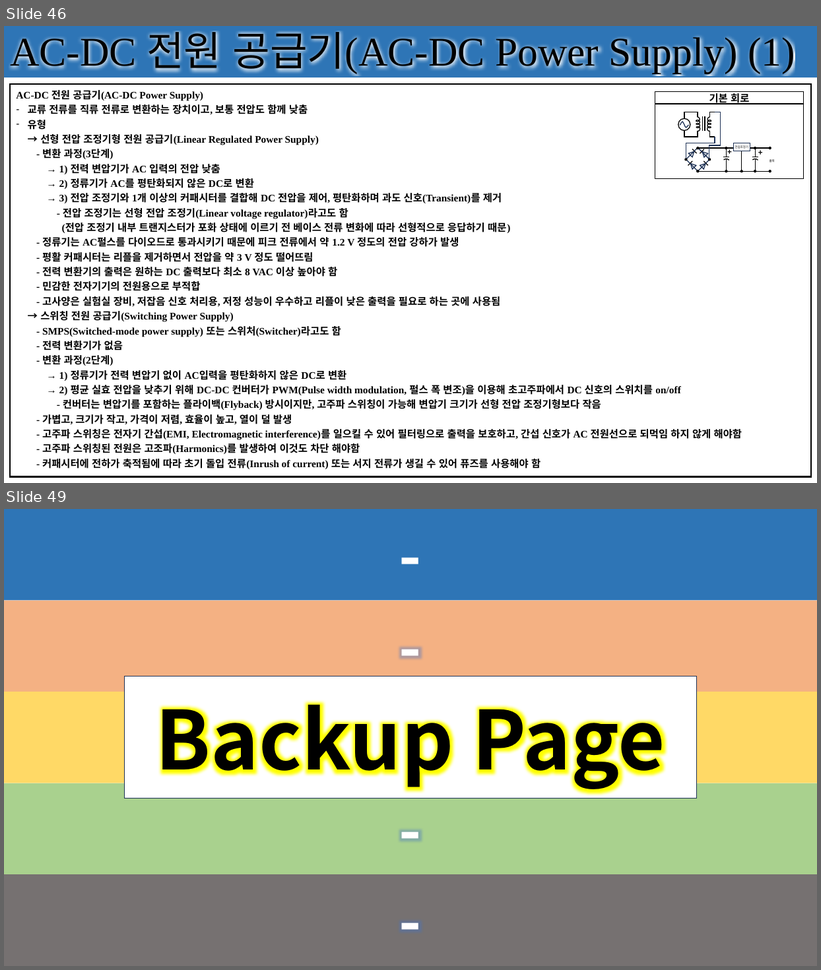
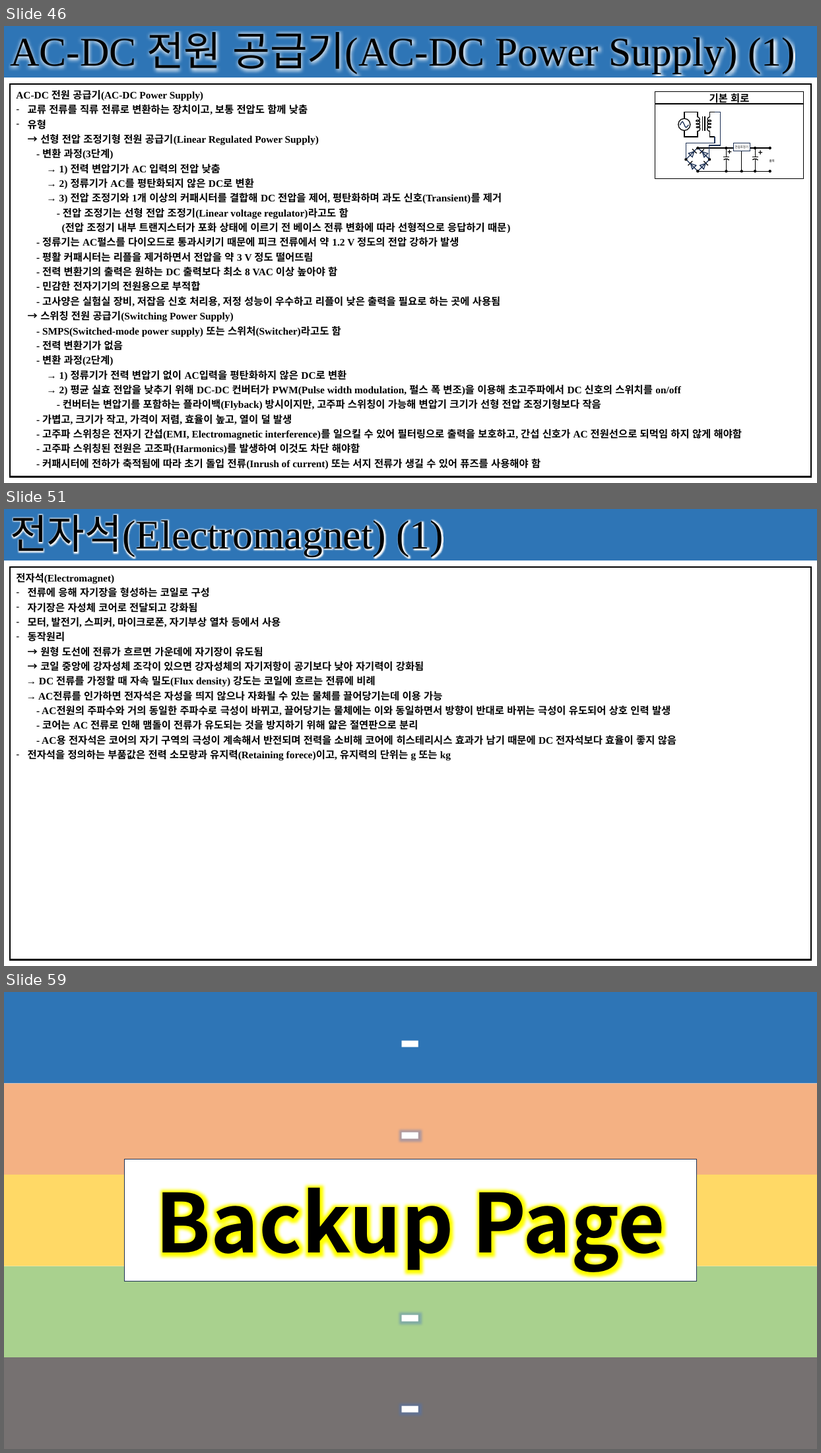
Before and after one commit to seonghokim/Study, a slide deck: Study Material/[KOR] Basic Electrical Circuit.pptx. Shown one above the other, each under a label of ours: slides 46 and 49 before the commit, slides 46, 51 and 59 after it; the slides between them are not shown. The pictures are 821x970 and 821x1453 pixels, drawn with LibreOffice and Linux fonts; fonts in the diff are those of the drawing. Boxes give left, top, right and bottom in pixels: in the first picture for what was removed or moved away, otherwise in the second. Text is boxed around its words. In the diff, an @@ line names an element or a change of style, - is before the commit and + after.

```diff
--- a/Study Material/[KOR] Basic Electrical Circuit.pptx
+++ b/Study Material/[KOR] Basic Electrical Circuit.pptx
@@ slide 51 added at (x1=4, y1=509, x2=817, y2=966), background #FFFFFF; not listed: 1 template element that a slide beside it also shows @@
@@ rectangle added at (x1=4, y1=509, x2=817, y2=561), fill #2E75B6, 48 pt, text #000000 @@
+전자석(Electromagnet) (1)
@@ table added at (x1=10, y1=567, x2=812, y2=960), 1 rows, 1 columns @@
+전자석(Electromagnet) / 전류에 응해 자기장을 형성하는 코일로 구성 / 자기장은 자성체 코어로 전달되고 강화됨 / 모터, 발전기, 스피커, 마이크로폰, 자기부상 열차 등에서 사용 / 동작원리 / → 원형 도선에 전류가 흐르면 가운데에 자기장이 유도됨 / → 코일 중앙에 강자성체 조각이 있으면 강자성체의 자기저항이 공기보다 낮아 자기력이 강화됨 / → DC 전류를 가정할 때 자속 밀도(Flux density) 강도는 코일에 흐르는 전류에 비례 / → AC전류를 인가하면 전자석은 자성을 띄지 않으나 자화될 수 있는 물체를 끌어당기는데 이용 가능 / - AC전원의 주파수와 거의 동일한 주파수로 극성이 바뀌고, 끌어당기는 물체에는 이와 동일하면서 방향이 반대로 바뀌는 극성이 유도되어 상호 인력 발생 / - 코어는 AC 전류로 인해 맴돌이 전류가 유도되는 것을 방지하기 위해 얇은 절연판으로 분리 / - AC용 전자석은 코어의 자기 구역의 극성이 계속해서 반전되며 전력을 소비해 코어에 히스테리시스 효과가 남기 때문에 DC 전자석보다 효율이 좋지 않음 / 전자석을 정의하는 부품값은 전력 소모량과 유지력(Retaining forece)이고, 유지력의 단위는 g 또는 kg
@@ what was slide 49 is now slide 59 @@
```
Also in this commit, not shown: 3 slides changed, 9 other slides added.
